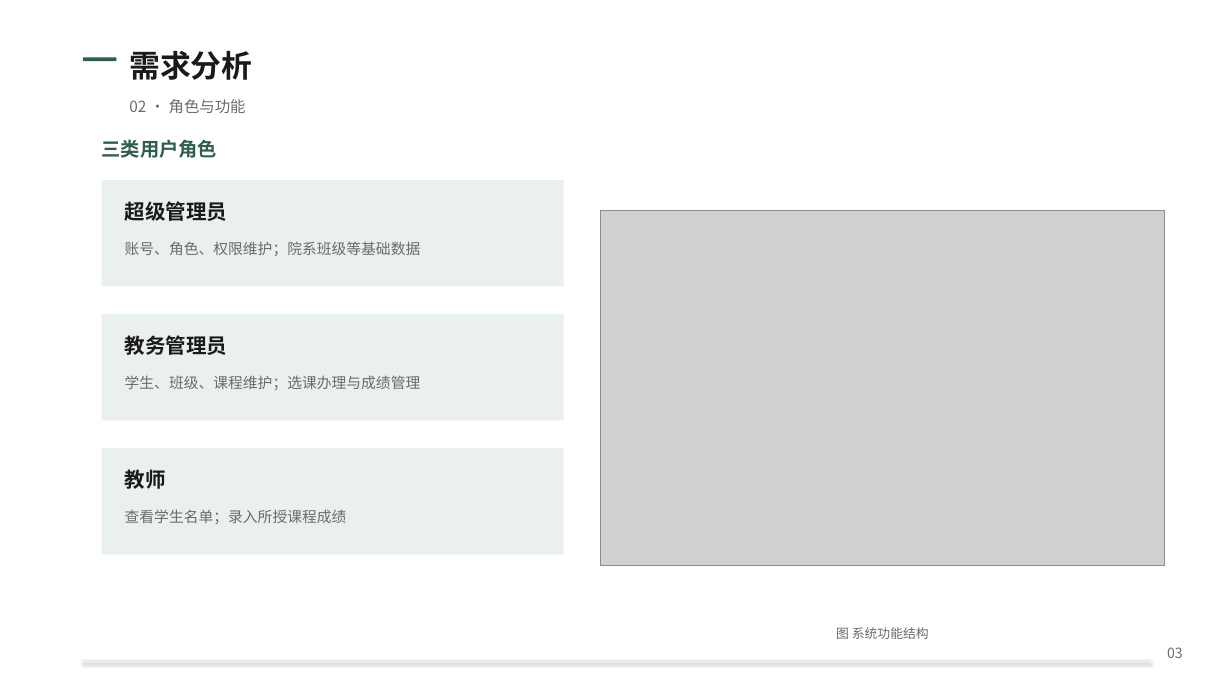
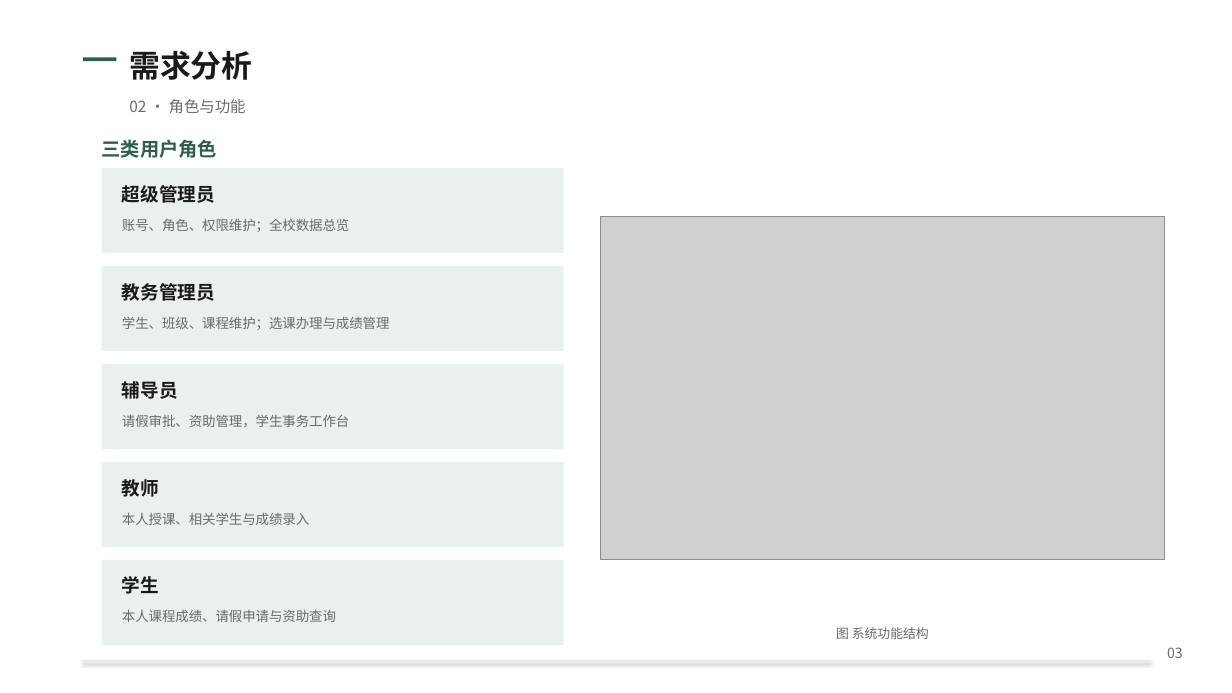
Before and after one commit to upbv/student, a slide deck: slide 4 of student-ms/docs/毕业答辩PPT.pptx. Drawn at 1232x693 pixels with LibreOffice and Linux fonts; fonts in the diff are those of the drawing; grey boxes stand for pictures. Boxes give left, top, right and bottom in pixels: in the first picture for what was removed or moved away, otherwise in the second. Text is boxed around its words. In the diff, an @@ line names an element or a change of style, - is before the commit and + after.

Commit message:
按角色提供差异化工作台，新增请假与资助模块
- 新增辅导员角色与学生账号体系：账号可绑定学生/教师记录
- 新增请假管理：学生申请、辅导员审批（批准/驳回/意见），请假天数自动计算
- 新增资助管理：辅导员维护助学金/奖学金/困难补助/勤工助学，学生查看本人资助
- 学生自助页面：我的成绩、我的请假、我的资助
- 教师工作台：我的授课、我的学生；成绩读写仅限本人所授课程（服务端校验）
- 登录后按角色进入不同工作台：管理员/教务（全校）、辅导员（学生事务）、教师（教学主页）、学生（学生主页）
- 数据库新增 ms_leave、ms_aid 两张表及示例数据，权限表扩展至 74 项
- 控制台切回时自动刷新，保证工作台数据及时更新
- 论文、答辩 PPT、任务执行记录同步更新（15 张表、14 个模块、5 类角色、25 个测试用例）

```diff
--- a/student-ms/docs/毕业答辩PPT.pptx
+++ b/student-ms/docs/毕业答辩PPT.pptx
@@ rectangle: place and size @@
-rectangle at (102,180,564,287)
+rectangle at (102,168,564,253)
@@ text "超级管理员": place and size @@
-text "超级管理员" at (125,201,227,221)
+text "超级管理员" at (122,185,215,203)
@@ text at (122,219,349,232): text changed; size 11.5 to 10.5 pt @@
-账号、角色、权限维护；院系班级等基础数据
+账号、角色、权限维护；全校数据总览
@@ picture: place and size @@
-picture at (601,211,1165,566)
+picture at (601,216,1165,559)
@@ rectangle: place and size @@
-rectangle at (102,314,564,421)
+rectangle at (102,266,564,351)
@@ text "教务管理员": place and size @@
-text "教务管理员" at (125,335,227,355)
+text "教务管理员" at (122,283,215,301)
@@ text "学生、班级、课程维护；选课办理与成绩管理": place and size @@
-text "学生、班级、课程维护；选课办理与成绩管理" at (125,375,421,390)
+text "学生、班级、课程维护；选课办理与成绩管理" at (122,317,390,330)
@@ text "学生、班级、课程维护；选课办理与成绩管理" at (122,317,390,330): size 11.5 to 10.5 pt @@
@@ rectangle: place and size @@
-rectangle at (102,448,564,555)
+rectangle at (102,364,564,449)
@@ text added at (122,381,178,399), 14.5 pt, text #1A1A1A, bold @@
+辅导员
@@ text at (122,414,349,427): text changed; size 11.5 to 10.5 pt @@
-查看学生名单；录入所授课程成绩
+请假审批、资助管理，学生事务工作台
@@ rectangle added at (102,462,564,547), fill #E9F0ED @@
@@ size 16 to 14.5 pt in 3 elements at (122,185,215,203), (122,283,215,301), (122,479,159,497) @@
@@ text "教师": place and size @@
-text "教师" at (125,469,166,489)
+text "教师" at (122,479,159,497)
@@ text added at (122,512,309,525), 10.5 pt, text #6B6B6B @@
+本人授课、相关学生与成绩录入
@@ rectangle added at (102,560,564,645), fill #E9F0ED @@
@@ text added at (122,576,159,594), 14.5 pt, text #1A1A1A, bold @@
+学生
@@ text added at (122,610,336,622), 10.5 pt, text #6B6B6B @@
+本人课程成绩、请假申请与资助查询
```
Also in this commit, not shown: 8 other slides changed, 1 slide added, 20 other files.
